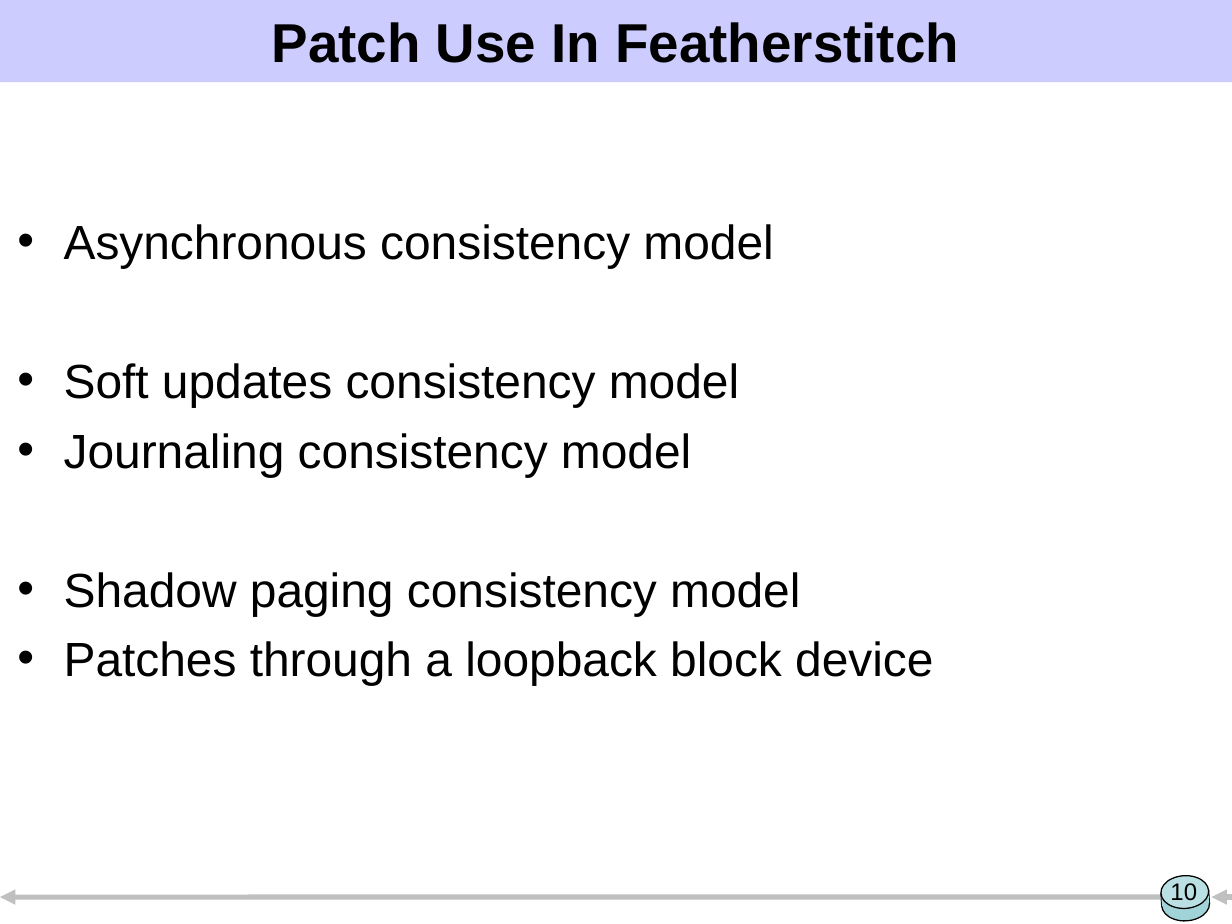
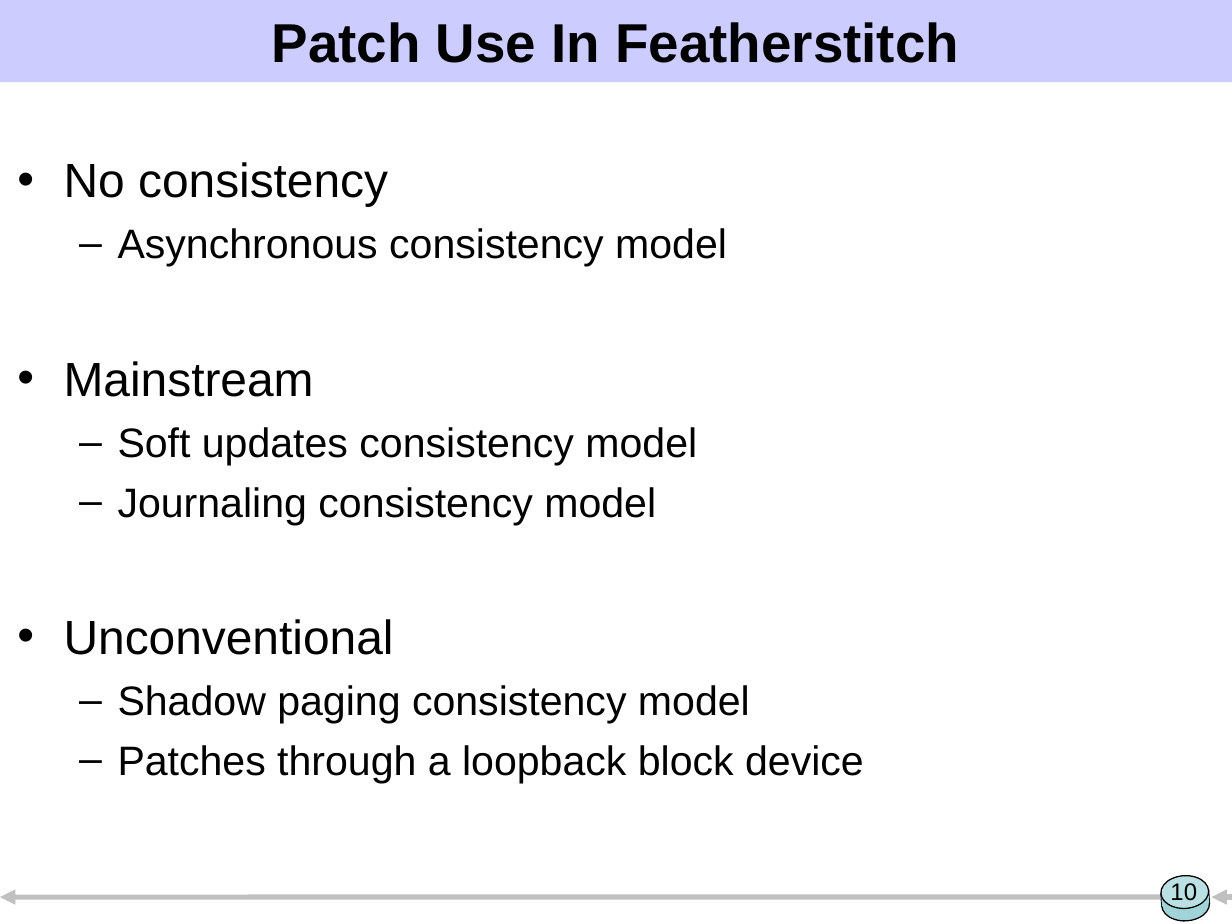
Before and after one commit to ucla-readable/fstitch-doc, a slide deck: slide 10 of sosp/pres.ppt. Drawn at 1232x924 pixels with LibreOffice and Linux fonts; fonts in the diff are those of the drawing. Boxes give left, top, right and bottom in pixels: in the first picture for what was removed or moved away, otherwise in the second. Text is boxed around its words. In the diff, an @@ line names an element or a change of style, - is before the commit and + after.

```diff
--- a/sosp/pres.ppt
+++ b/sosp/pres.ppt
@@ text "No consistency": place and size @@
-text "No consistency" at (64, 224, 933, 685)
+text "No consistency" at (64, 162, 864, 783)
@@ text at (64, 162, 388, 207): paragraph added @@
+• No consistency
@@ text at (118, 228, 864, 783): size 28 to 24 pt in "Asynchronous consistency model", "Soft updates consistency model", "Journaling consistency model", "Shadow paging consistency model" and 1 more places; bullet • to –; list level 1 to 2 in "Asynchronous consistency model"; list level 1 to 2 in "Soft updates consistency model"; list level 1 to 2 in "Journaling consistency model"; list level 1 to 2 in "Shadow paging consistency model"; list level 1 to 2 in "Patches through a loopback block ..." @@
@@ text at (64, 361, 314, 397): paragraph added @@
+• Mainstream
@@ text at (64, 619, 394, 655): paragraph added @@
+• Unconventional
```
Also in this commit, not shown: 7 other slides changed.
